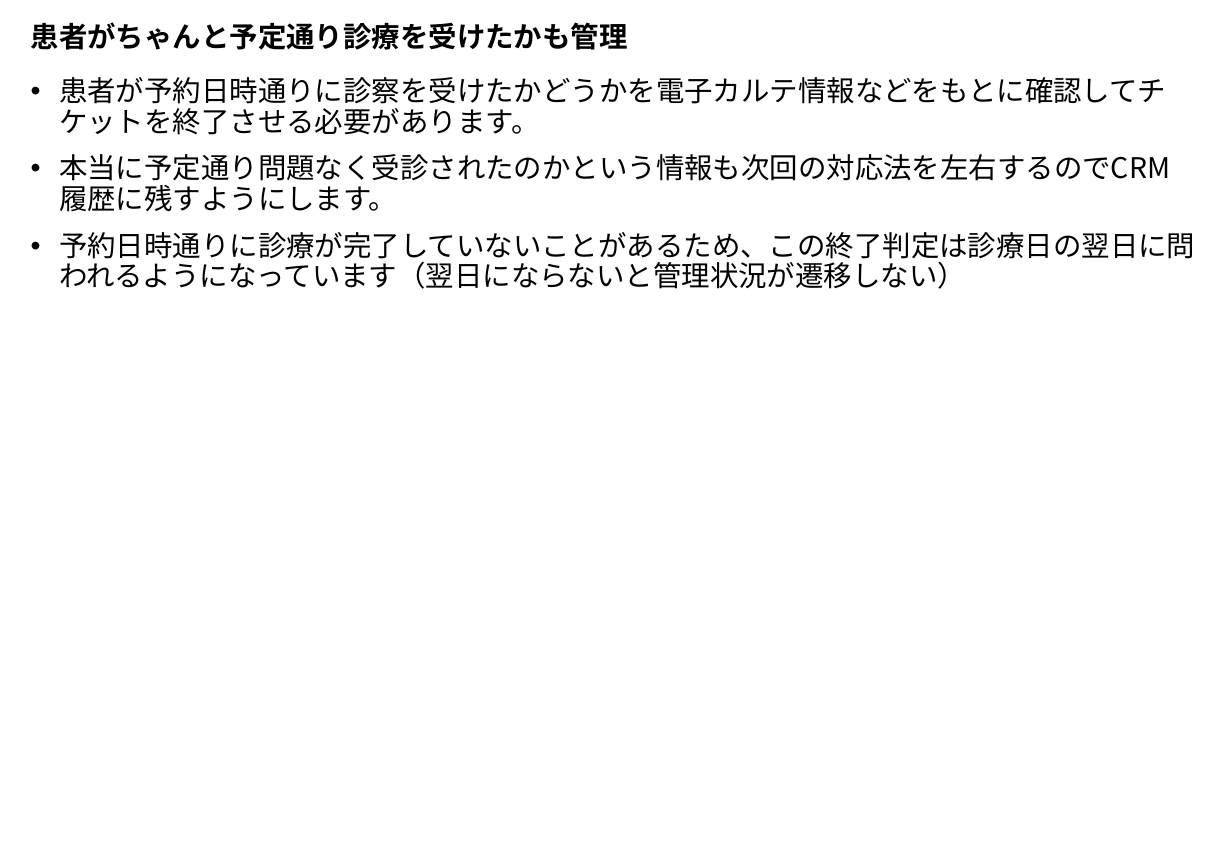
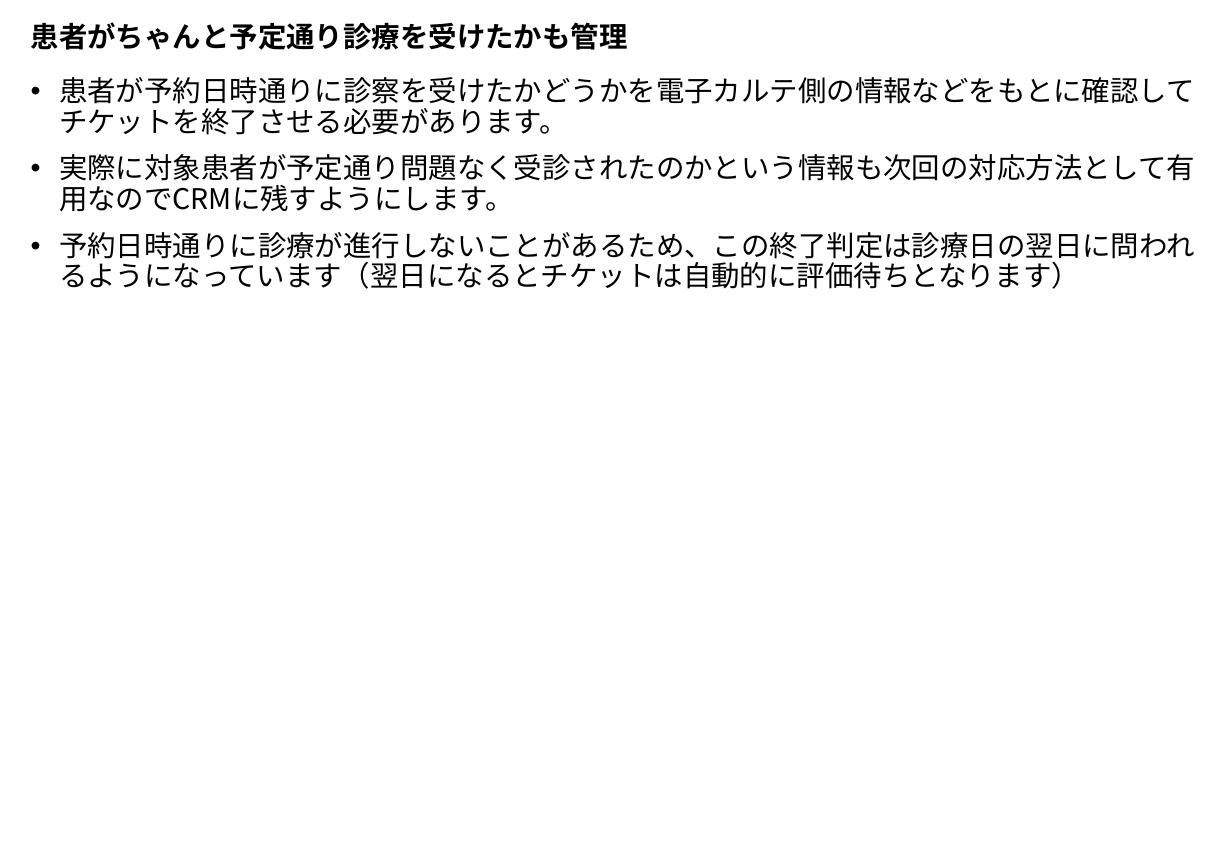
Before and after one commit to MishimaAkifumi-Private/FureaiGp-GairaiYoyakuSystem, a slide deck: slide 19 of Manual/UsersGuide.pptx (slide 24 before the commit). Drawn at 1232x853 pixels with LibreOffice and Linux fonts; fonts in the diff are those of the drawing. Boxes give left, top, right and bottom in pixels: in the first picture for what was removed or moved away, otherwise in the second. Text is boxed around its words. In the diff, an @@ line names an element or a change of style, - is before the commit and + after.

```diff
--- a/Manual/UsersGuide.pptx
+++ b/Manual/UsersGuide.pptx
@@ text at <box>59,77,1195,289</box>: text changed @@
-• 患者が予約日時通りに診察を受けたかどうかを電子カルテ情報などをもとに確認してチケットを終了させる必要があります。
-• 本当に予定通り問題なく受診されたのかという情報も次回の対応法を左右するのでCRM履歴に残すようにします。
-• 予約日時通りに診療が完了していないことがあるため、この終了判定は診療日の翌日に問われるようになっています（翌日にならないと管理状況が遷移しない）
+• 患者が予約日時通りに診察を受けたかどうかを電子カルテ側の情報などをもとに確認してチケットを終了させる必要があります。
+• 実際に対象患者が予定通り問題なく受診されたのかという情報も次回の対応方法として有用なのでCRMに残すようにします。
+• 予約日時通りに診療が進行しないことがあるため、この終了判定は診療日の翌日に問われるようになっています（翌日になるとチケットは自動的に評価待ちとなります）
```
Also in this commit, not shown: 7 other slides changed, 3 slides added, 1 slide removed, 1 other file.
